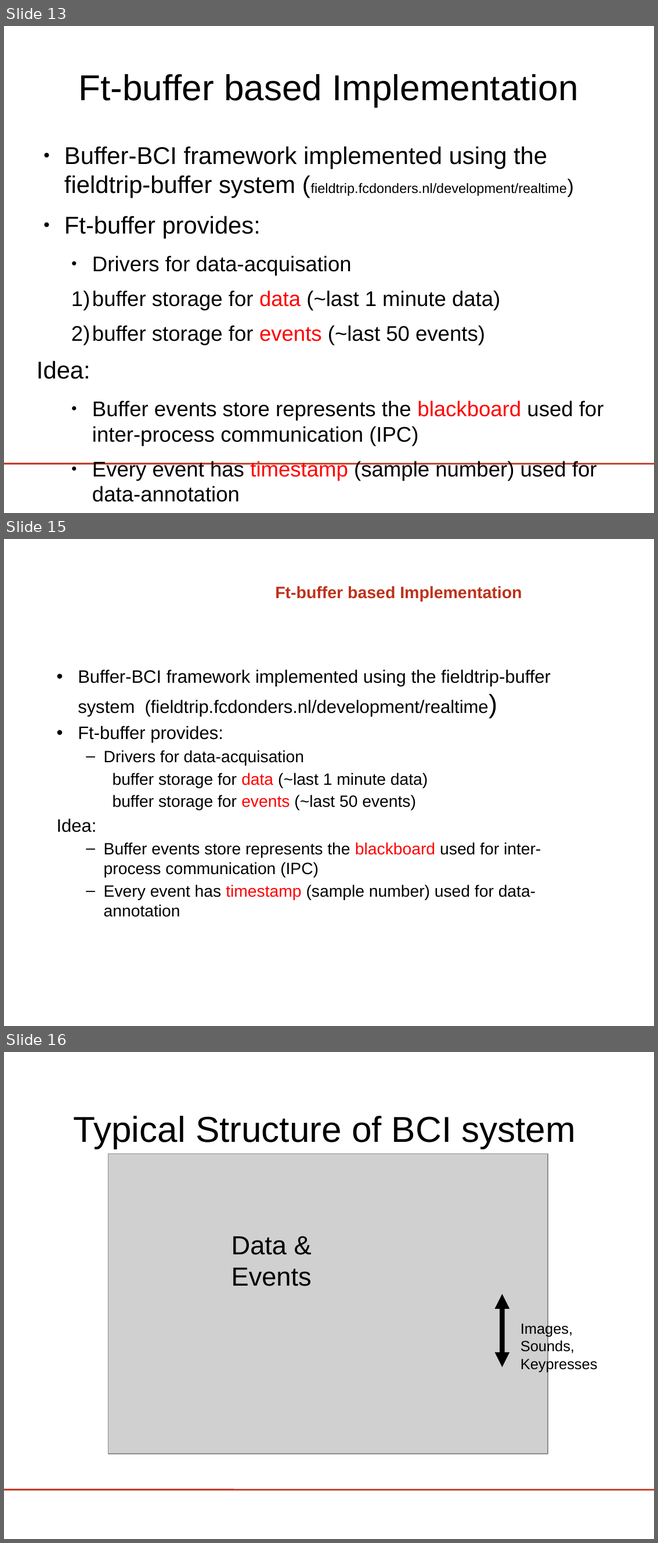
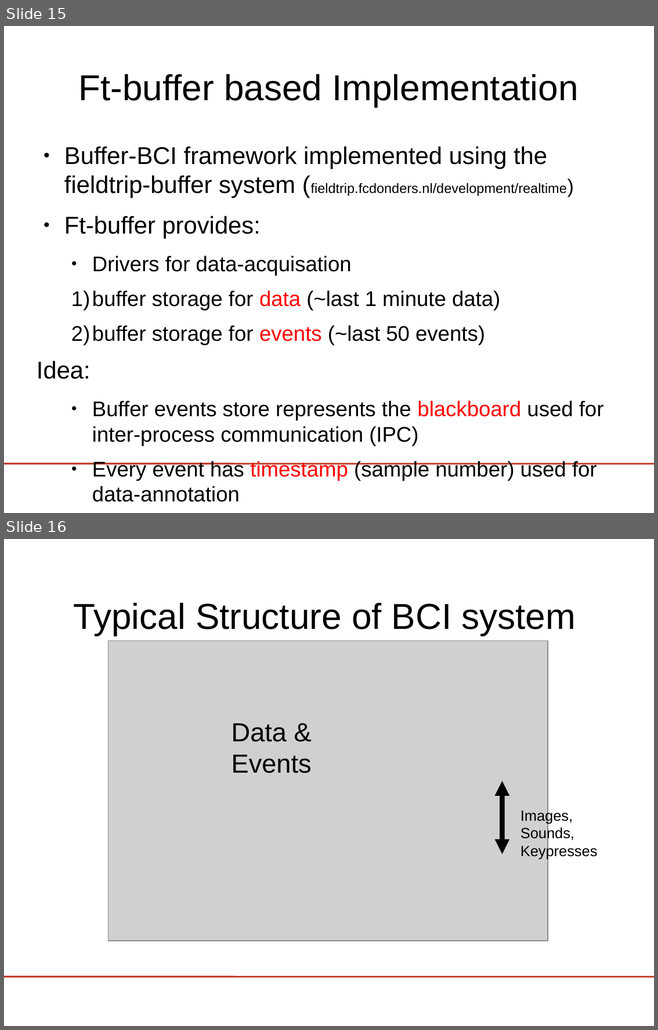
Before and after one commit to phpvdb/buffer_bci, a slide deck: tutorial/lect3-helloworld/HelloWorld_ERPViewer.odp. Shown one above the other, each under a label of ours: slides 13, 15 and 16 before the commit, slides 15 and 16 after it; the slides between them are not shown. The pictures are 658x1543 and 658x1030 pixels, drawn with LibreOffice and Linux fonts; fonts in the diff are those of the drawing; grey boxes stand for pictures; background and template pictures are left out. Boxes give left, top, right and bottom in pixels: in the first picture for what was removed or moved away, otherwise in the second. Text is boxed around its words. In the diff, an @@ line names an element or a change of style, - is before the commit and + after.

```diff
--- a/tutorial/lect3-helloworld/HelloWorld_ERPViewer.odp
+++ b/tutorial/lect3-helloworld/HelloWorld_ERPViewer.odp
@@ slide 15 removed at <box>4,539,654,1026</box>, background picture (left out) @@
@@ title removed at <box>275,586,521,602</box> @@
-Ft-buffer based Implementation
@@ text removed at <box>57,669,550,917</box> @@
-• Buffer-BCI framework implemented using the fieldtrip-buffer system (fieldtrip.fcdonders.nl/development/realtime)
-• Ft-buffer provides:
-  – Drivers for data-acquisation
-  1) buffer storage for data (~last 1 minute data)
-  2) buffer storage for events (~last 50 events)
-Idea:
-  – Buffer events store represents the blackboard used for inter-process communication (IPC)
-  – Every event has timestamp (sample number) used for data-annotation
@@ what was slide 13 is now slide 15 @@
```
Also in this commit, not shown: 1 slide changed, 2 slides added, 1 other slide removed.
